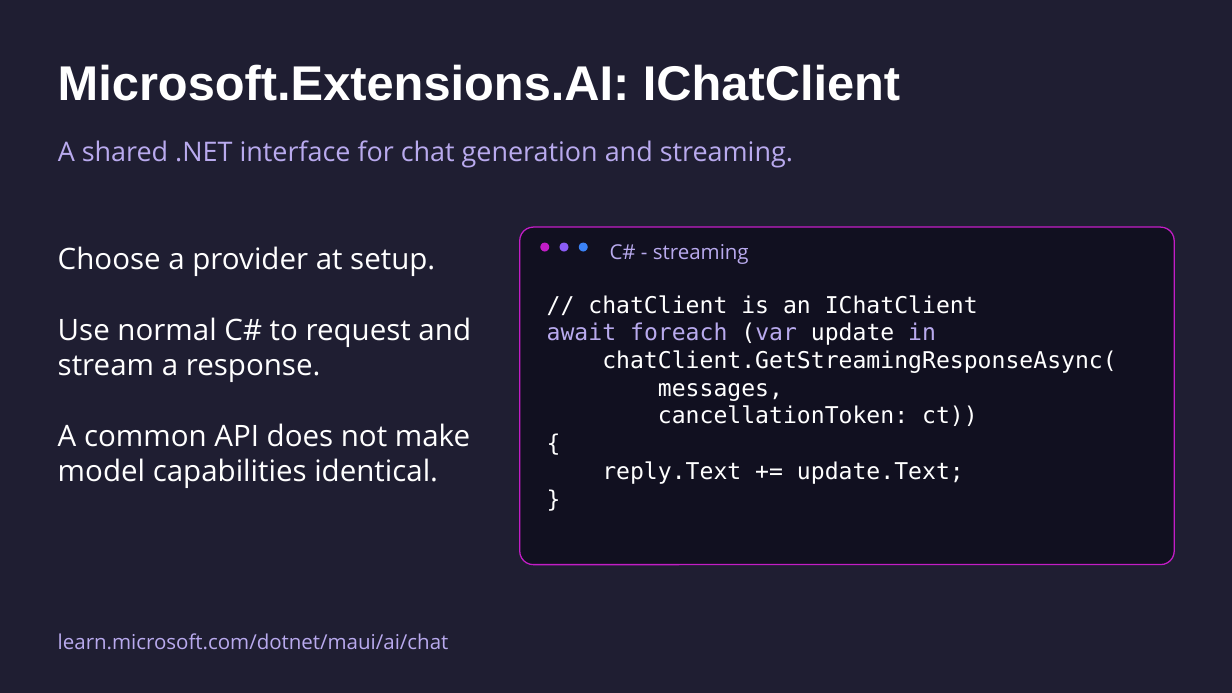
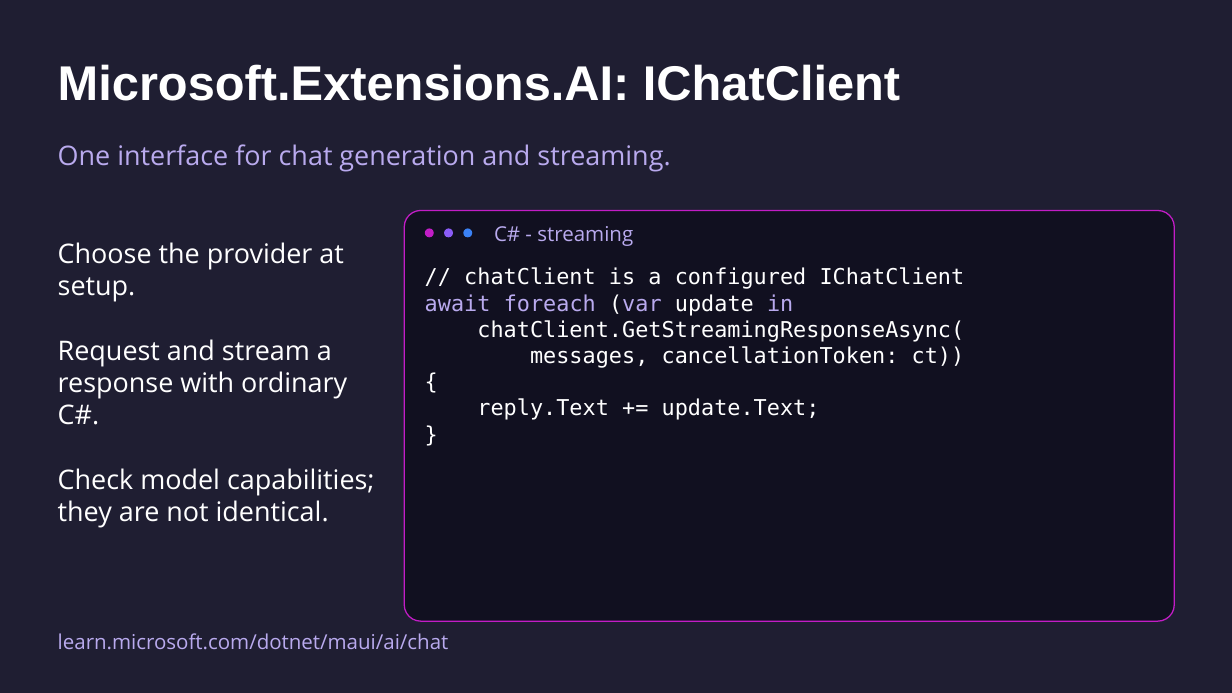
Before and after one commit to mattleibow/dotnetconf2026, a slide deck: slide 14 of slides.pptx. Drawn at 1232x693 pixels with LibreOffice and Linux fonts; fonts in the diff are those of the drawing. Boxes give left, top, right and bottom in pixels: in the first picture for what was removed or moved away, otherwise in the second. Text is boxed around its words. In the diff, an @@ line names an element or a change of style, - is before the commit and + after.

```diff
--- a/slides.pptx
+++ b/slides.pptx
@@ text at bbox=[58, 144, 670, 172]: text changed @@
-A shared .NET interface for chat generation and streaming.
+One interface for chat generation and streaming.
@@ rounded rectangle: place and size @@
-rounded rectangle at bbox=[519, 227, 1174, 565]
+rounded rectangle at bbox=[405, 211, 1175, 621]
@@ 3 ellipses: place and size @@
-3 ellipses at bbox=[541, 242, 588, 251]
+3 ellipses at bbox=[425, 228, 472, 238]
@@ text "C# - streaming": place and size @@
-text "C# - streaming" at bbox=[610, 244, 749, 264]
+text "C# - streaming" at bbox=[494, 226, 633, 246]
@@ text at bbox=[58, 242, 375, 528]: text changed; size 23 to 21 pt @@
-Choose a provider at setup.
-Use normal C# to request and stream a response.
-A common API does not make model capabilities identical.
+Choose the provider at setup.
+Request and stream a response with ordinary C#.
+Check model capabilities; they are not identical.
@@ text "// chatClient is a configured ...": place and size @@
-text "// chatClient is a configured ..." at bbox=[547, 295, 1117, 484]
+text "// chatClient is a configured ..." at bbox=[425, 267, 965, 420]
@@ text at bbox=[464, 267, 965, 289]: text changed; size 18 to 17 pt @@
-// chatClient is an IChatClient
+// chatClient is a configured IChatClient
@@ text at bbox=[425, 294, 964, 420]: size 18 to 17 pt in "await foreach (var update in", "chatClient.GetStreamingResponseAsync(", "{", "reply.Text += update.Text;" and 1 more places @@
@@ text at bbox=[530, 346, 965, 368]: text changed; size 18 to 17 pt @@
-messages,
-cancellationToken: ct))
+messages, cancellationToken: ct))
```
Also in this commit, not shown: 24 other slides changed, 5 slides added, 3 slides removed.
